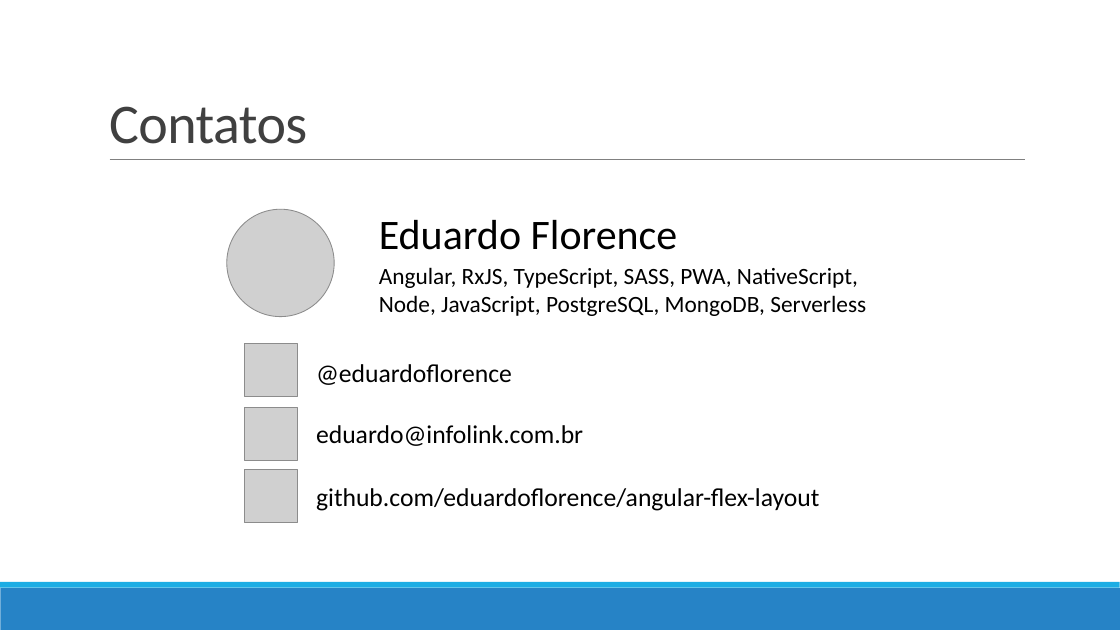
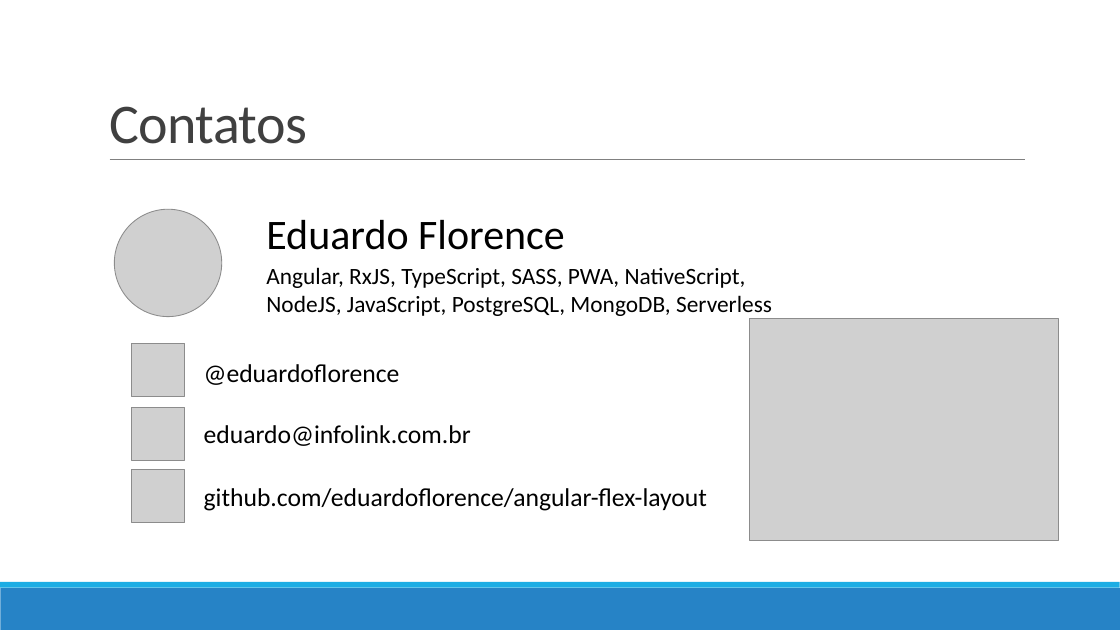
Before and after one commit to eduardoflorence/angular-flex-layout, a slide deck: slide 42 of eduardo-florence-meetup-angular-rio-flex-layout.pptx (slide 32 before the commit). Drawn at 1120x630 pixels with LibreOffice and Linux fonts; fonts in the diff are those of the drawing; grey boxes stand for pictures. Boxes give left, top, right and bottom in pixels: in the first picture for what was removed or moved away, otherwise in the second. Text is boxed around its words. In the diff, an @@ line names an element or a change of style, - is before the commit and + after.

```diff
--- a/eduardo-florence-meetup-angular-rio-flex-layout.pptx
+++ b/eduardo-florence-meetup-angular-rio-flex-layout.pptx
@@ 4 pictures, 1 text: place and size @@
-4 pictures, 1 text at <box>227,209,678,523</box>
+4 pictures, 1 text at <box>114,209,565,523</box>
@@ text "Angular, RxJS, TypeScript, SASS, PWA, ...": place and size @@
-text "Angular, RxJS, TypeScript, SASS, PWA, ..." at <box>379,267,866,316</box>
+text "Angular, RxJS, TypeScript, SASS, PWA, ..." at <box>266,267,772,316</box>
@@ text at <box>266,295,772,316</box>: text changed @@
-Node, JavaScript, PostgreSQL, MongoDB, Serverless
+NodeJS, JavaScript, PostgreSQL, MongoDB, Serverless
@@ picture added at <box>749,319,1059,541</box> @@
@@ 3 texts: place and size @@
-3 texts at <box>316,364,819,511</box>
+3 texts at <box>204,364,707,511</box>
```
Also in this commit, not shown: 12 other slides changed, 12 slides added, 2 slides removed, 2 other files.
